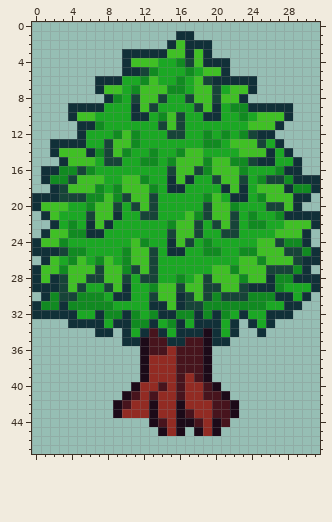
Pixel-art sprite, stored at assets/terrain/arvores/arvore05.png. Above is the file before it was changed.
The file is 32x48 pixels.
New version:
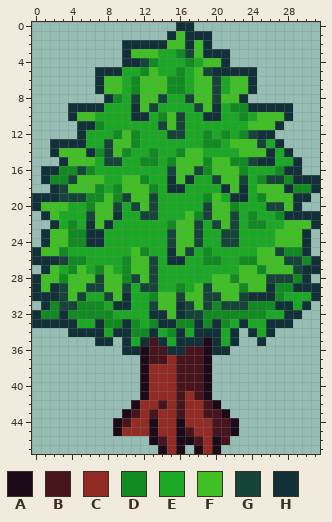
Palette (. is transparent): A #1c0a18  B #47141d  C #922b23  D #118a21  E #1ba824  F #40c025  G #174438  H #113038
The exact change:
y 0: x 16..17 .. -> HH
y 1: x 15..16 .H -> HF; x 18..19 .. -> HH
y 2: x 10..15 .....H -> HHHHHF; x 18 H -> F
y 3: x 11..17 HHHHFFH -> FFFEEDG; x 20..21 .. -> HH
y 4: x 11..13 FFF -> HGD; x 16..20 DGFHH -> EDEFF
y 5: x 7..13 ...HHGD -> HHHEEDF; x 16..20 EDEFF -> DEFGH; x 22..24 ... -> HHH
y 6: x 8..9 HH -> FF; x 11..12 ED -> DF; x 14..15 EE -> FD; x 19..23 GHHHH -> FGEFF
y 24: x 0..1 HF -> .H; x 3..7 DEEEE -> FDDHH; x 11..12 FD -> EE; x 15 H -> G; x 17..19 GED -> FGE; x 21..22 EE -> GG; x 25..29 FFGDD -> EEFFF
y 25: x 1..5 HHGDD -> FFDEE; x 10 D -> E; x 12..13 FG -> DE; x 16..17 HE -> FG; x 20 D -> E; x 23..24 DD -> EE; x 27..31 FGGDH -> GDDH.
y 26: x 0 . -> H; x 2..3 FE -> HG; x 5 F -> D; x 7..8 DF -> EE; x 15..16 EE -> HH; x 19..20 EE -> DD; x 23..25 FFD -> DDF; x 28 F -> G; x 30 H -> D
y 27: x 0..1 HF -> .H; x 3..4 DF -> ED; x 6..7 FG -> ED; x 9 F -> E; x 11 G -> F; x 20..22 FFD -> EEE; x 25..29 FGGGD -> DFFFG; x 31 . -> H
y 28: x 2..3 HG -> FD; x 6 G -> F; x 10..12 GEG -> DGF; x 16 D -> E; x 18..19 FG -> EE; x 22..23 FD -> DF; x 26..29 HDDH -> GGGD; x 31 H -> .
y 29: x 1 H -> F; x 5..8 GEEG -> FGGF; x 10 H -> G; x 12..17 EDFFGF -> GGEEDE; x 20 G -> F; x 23..25 GHH -> DFF; x 28..30 EEE -> DHH
y 30: x 0 . -> H; x 2 D -> H; x 4..9 GDDDEH -> FGEEGF; x 13 G -> D; x 16..17 HG -> GF; x 20..22 DGG -> GFF; x 24..28 DDDHH -> HHHDE; x 30..31 H. -> EH
y 31: x 0..1 HD -> .H; x 3..4 HD -> GG; x 8..10 DEE -> EHH; x 13..14 HH -> GF; x 18..19 GD -> FG; x 21..23 DDD -> GGG; x 26..27 EE -> DH; x 29..30 H. -> EH
y 32: x 1..2 HH -> DD; x 4..7 HEEH -> DDDD; x 9..11 DHD -> EEE; x 13 D -> H; x 15..18 HDDH -> FHGG; x 20 H -> D; x 22..27 EHEEHH -> DDDDEE; x 29 . -> H
y 33: x 0..3 .... -> HHHH; x 5..6 HH -> EE; x 8..9 EH -> DD; x 12..17 DHEDHE -> EDHHDD; x 19 H -> D; x 21..24 EH.H -> DEHE; x 27..28 .. -> HH
y 34: x 4..6 ... -> HHH; x 8..9 H. -> EH; x 11..15 EHBHE -> DDHED; x 17 H -> E; x 19 A -> H; x 24..26 .H. -> HEH
y 35: x 7..8 .. -> HH; x 11..12 HA -> EH; x 14..15 BH -> HE; x 17..18 BB -> HH; x 21..22 H. -> EH; x 25 . -> H
y 36: x 10..11 .. -> HH; x 15..16 CB -> HH; x 20..21 .. -> HH
y 37: x 13..14 CC -> BB
y 39: x 17 C -> B
y 40: x 11..12 AC -> .A; x 14 B -> C; x 17..20 CCBA -> BBA.
y 41: x 10..13 ABCB -> ..AC; x 18..21 CBBA -> BA..
y 42: x 9..11 ABC -> ..A; x 13..14 AC -> CB; x 16 A -> B; x 19..22 CBBA -> BA..
y 43: x 9..11 ACC -> .AB; x 13 A -> B; x 16..17 AB -> BC; x 19 C -> B; x 21..22 BA -> A.
y 44: x 9..12 .... -> ABCC; x 14 B -> C; x 17..18 AB -> CC; x 20 A -> B; x 22 . -> A
y 45: x 9..14 .....A -> ACCCAC; x 17..18 .A -> BC; x 20..22 A.. -> BBA
y 46: x 13..21 ......... -> ABCAABCAB
y 47: x 14..16 ... -> ACA; x 18..20 ... -> ACA
